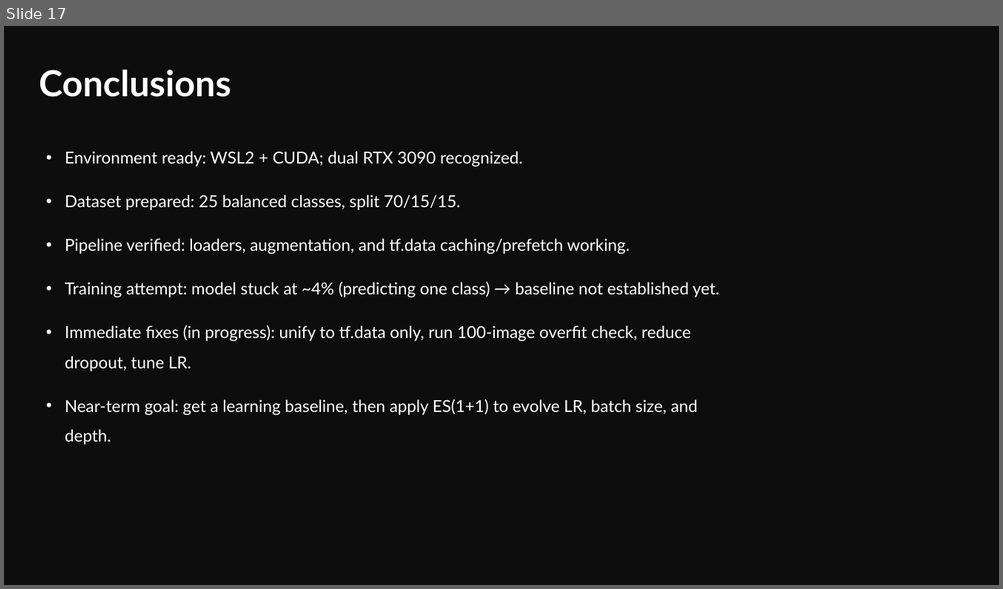
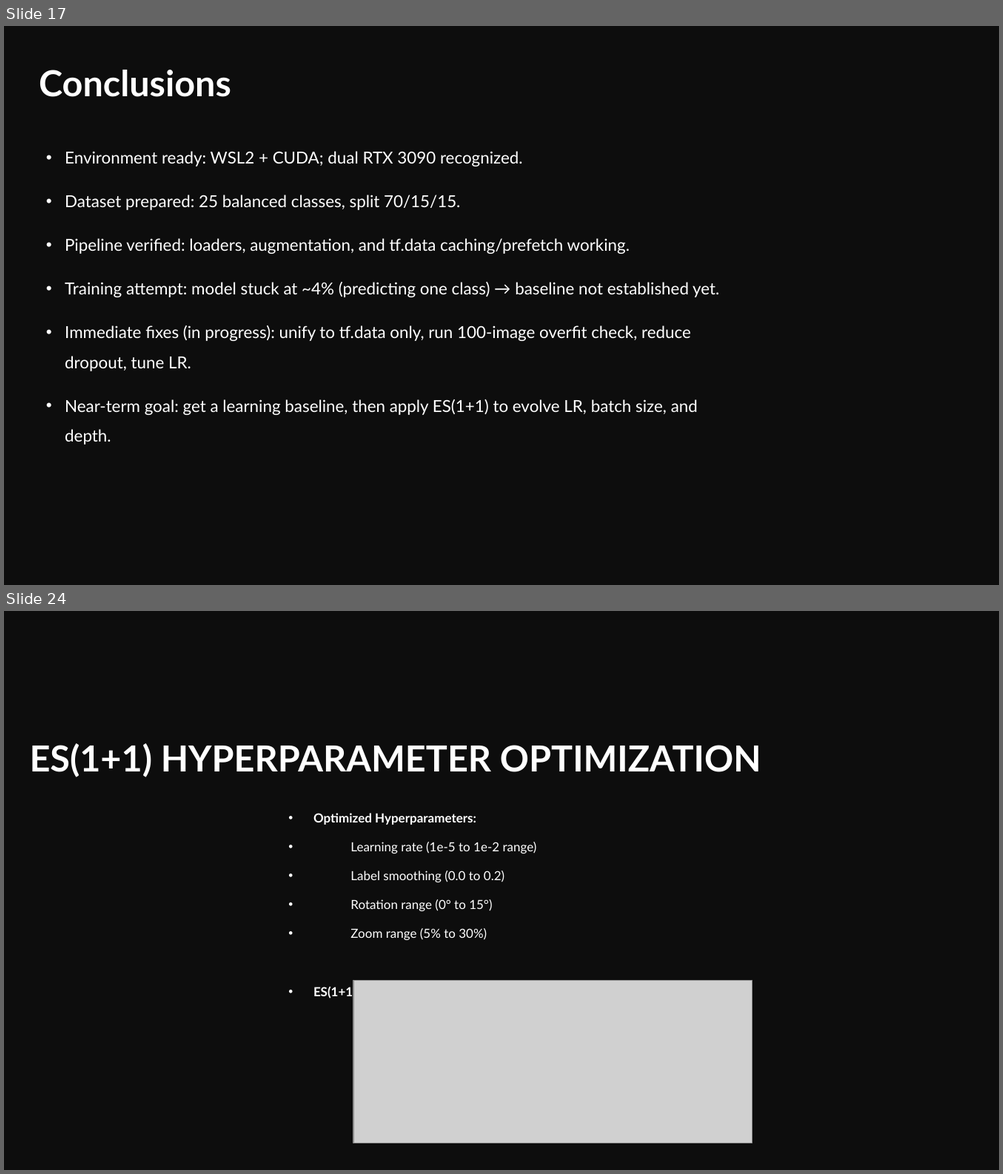
Before and after one commit to HAR5HA-7663/MCS-5993-Evolutionary-Computation-and-Deep-Learning, a slide deck: Term-project[Deep Food image classifier]/Deep Food Image Classifier [mid-update].pptx. Shown one above the other, each under a label of ours: slide 17 before the commit, slides 17 and 24 after it; the slides between them are not shown. The pictures are 1003x589 and 1003x1174 pixels, drawn with LibreOffice and Linux fonts; fonts in the diff are those of the drawing; grey boxes stand for pictures. Boxes give left, top, right and bottom in pixels: in the first picture for what was removed or moved away, otherwise in the second. Text is boxed around its words. In the diff, an @@ line names an element or a change of style, - is before the commit and + after.

```diff
--- a/Term-project[Deep Food image classifier]/Deep Food Image Classifier [mid-update].pptx
+++ b/Term-project[Deep Food image classifier]/Deep Food Image Classifier [mid-update].pptx
@@ slide 24 added at <box>4,611,999,1170</box>, background #0D0D0D @@
@@ title added at <box>30,743,761,777</box>, 26 pt, text #FFFFFF, bold @@
+ES(1+1) HYPERPARAMETER OPTIMIZATION
@@ subtitle added at <box>313,813,537,999</box>, 9.1 pt, text #FFFFFF @@
+• Optimized Hyperparameters:
+• Learning rate (1e-5 to 1e-2 range)
+• Label smoothing (0.0 to 0.2)
+• Rotation range (0° to 15°)
+• Zoom range (5% to 30%)
+• ES(1+1) Algorithm:
@@ picture added at <box>353,981,752,1144</box> @@
```
Also in this commit, not shown: 12 other slides added, 1 slide removed.
